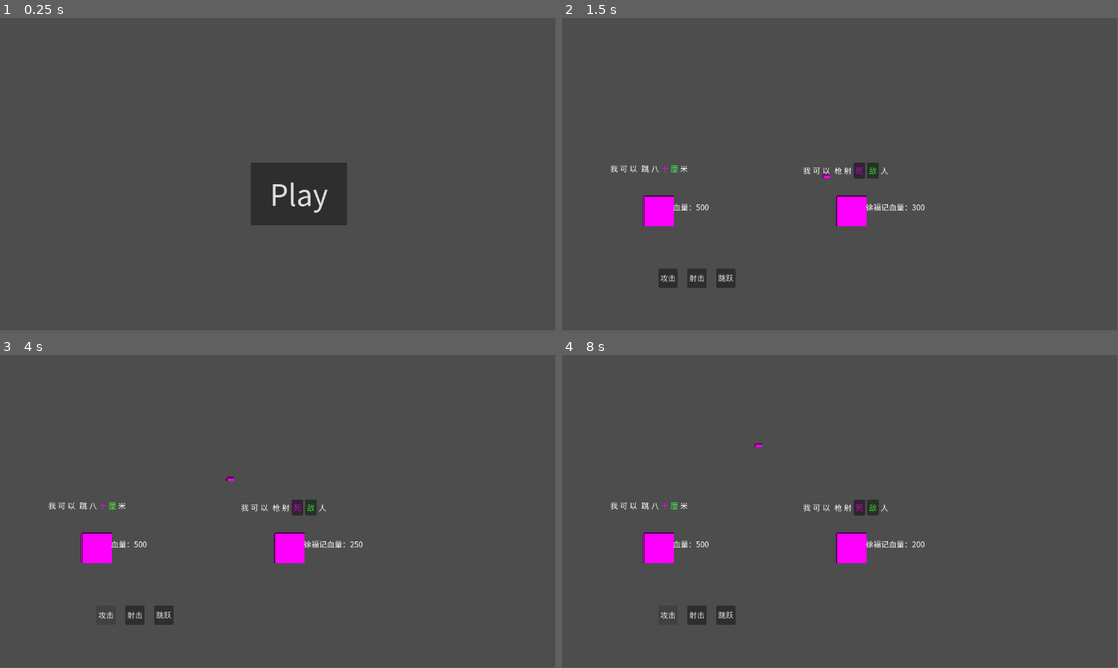
Above: before the commit, frames 1-4 (two rows, left to right).
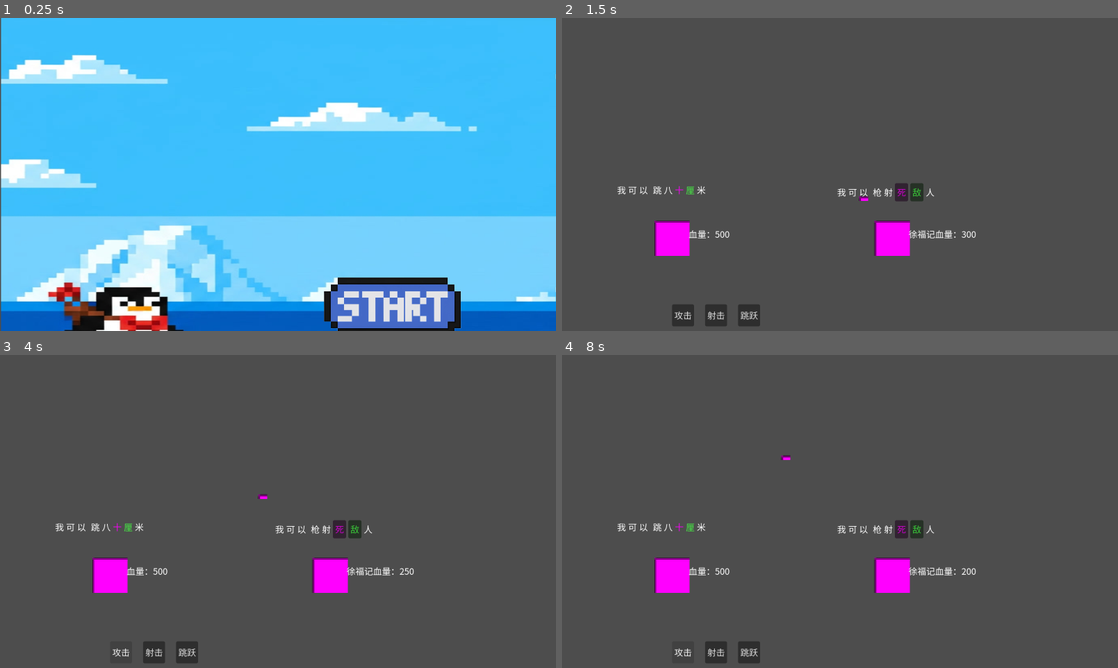
Above: after the commit, the same moments.

Repository: wangcocoo00/ziciyici
Game: Godot game, scene res://scenes/main_menu.tscn
The game is run twice, just before and just after one commit, with the same random seed, the same clock (stepped at 60 frames per second) and the same inputs.
Inputs (mouse positions are in pixels of both pictures, inside the frame that each line leads up to; where the layout moved, square brackets give the same spot in the first picture):
- Up to frame 1 (0.25 s): no input
- Up to frame 2 (1.5 s): click (956, 305) [862, 193] at 0.5 s; click "一" at 1.25 s
- Up to frame 3 (4 s): click "死" at 2 s; click "敌" at 2.75 s; click "攻击" at 3.5 s
- Up to frame 4 (8 s): click "射击" at 4.25 s; click "跳跃" at 5 s; click "死" at 5.75 s; click "敌" at 6.5 s; click "攻击" at 7.25 s
In our replay, the window is 799x449 before the commit and 800x450 after it. These sizes can differ from the game's own. Grey fills any space a smaller window leaves; there, only what the larger window draws over its background counts as a difference.

The runs differ from the first frame. In frame 1, 100% of the frame differs, in the area x 0-100%, y 0-100%; in frame 2, 5.2%; in frame 3, 4.8%; in frame 4, 4.8%.

Commit message:
第四次提交带主场景和未完全第二关

Diff:
--- a/ziciyici/project.godot
+++ b/ziciyici/project.godot
@@ -15,6 +15,12 @@
 config/features=PackedStringArray("4.6", "Forward Plus")
 config/icon="res://icon.svg"
 
+[display]
+
+window/size/viewport_width=1920
+window/size/viewport_height=1080
+window/stretch/scale=1.9
+
 [gui]
 
 theme/custom_font="uid://biffnd0pv2bcc"
--- a/ziciyici/scenes/battle_xufuji.tscn
+++ b/ziciyici/scenes/battle_xufuji.tscn
@@ -102,10 +102,10 @@
 anchor_top = 0.5
 anchor_right = 0.5
 anchor_bottom = 0.5
-offset_left = -20.0
-offset_top = -12.5
-offset_right = 20.0
-offset_bottom = 12.5
+offset_left = -176.0
+offset_top = -36.0
+offset_right = 61.0
+offset_bottom = 36.0
 grow_horizontal = 2
 grow_vertical = 2
 theme_override_fonts/font = ExtResource("8_l1kui")
@@ -113,11 +113,16 @@
 text = "GameOver"
 
 [node name="RestartBtn" type="Button" parent="GameOverUI" unique_id=1746486183]
-offset_left = 350.0
-offset_top = 300.0
-offset_right = 422.0
-offset_bottom = 333.0
+offset_left = 400.0
+offset_top = 200.0
+offset_right = 472.0
+offset_bottom = 350.0
 text = "重新挑战"
+
+[node name="NextLevelBtn" type="Button" parent="GameOverUI" unique_id=69316343]
+offset_right = 8.0
+offset_bottom = 8.0
+text = "下一关"
 
 [node name="PlayerHPLabel" type="Label" parent="." unique_id=61279231]
 offset_left = 230.0
--- a/ziciyici/scenes/main_menu.tscn
+++ b/ziciyici/scenes/main_menu.tscn
@@ -1,17 +1,40 @@
 [gd_scene format=3 uid="uid://c38ikisk343w7"]
 
 [ext_resource type="Script" uid="uid://c5drcrm1108md" path="res://scripts/main_menu.gd" id="1_l6cm7"]
+[ext_resource type="Texture2D" uid="uid://eqebltxq66uu" path="res://resources/menu_bg.png" id="2_8ln24"]
+[ext_resource type="Texture2D" uid="uid://cqot1al7u7xsu" path="res://resources/play_normal.png" id="2_wu84c"]
+[ext_resource type="Texture2D" uid="uid://bif75i06l7wwt" path="res://resources/play_pressed.png" id="3_8ln24"]
+[ext_resource type="Texture2D" uid="uid://db7o1pfp8vbud" path="res://resources/play_hover.png" id="3_bqqt6"]
 
 [node name="MainMenu" type="Control" unique_id=612024370]
 layout_mode = 3
 anchors_preset = 0
 script = ExtResource("1_l6cm7")
 
-[node name="PlayButton" type="Button" parent="." unique_id=1965196325]
+[node name="Background" type="TextureRect" parent="." unique_id=1607485260]
+layout_mode = 1
+anchors_preset = 15
+anchor_right = 1.0
+anchor_bottom = 1.0
+offset_left = 2.0
+offset_top = -1.0
+offset_right = 1502.0
+offset_bottom = 895.0
+grow_horizontal = 2
+grow_vertical = 2
+texture = ExtResource("2_8ln24")
+expand_mode = 1
+
+[node name="PlayButton" type="TextureButton" parent="." unique_id=624597778]
 layout_mode = 0
-offset_left = 520.0
-offset_top = 300.0
-offset_right = 720.0
-offset_bottom = 430.0
-theme_override_font_sizes/font_size = 60
-text = "Play"
+offset_left = 560.0
+offset_top = 370.0
+offset_right = 1584.0
+offset_bottom = 1394.0
+scale = Vector2(0.3, 0.3)
+texture_normal = ExtResource("2_wu84c")
+texture_pressed = ExtResource("3_8ln24")
+texture_hover = ExtResource("3_bqqt6")
+stretch_mode = 3
+
+[connection signal="pressed" from="PlayButton" to="." method="_on_play_pressed"]
--- a/ziciyici/scripts/battle_manager.gd
+++ b/ziciyici/scripts/battle_manager.gd
@@ -25,6 +25,8 @@
 
 ## 子弹场景（PackedScene，需包含 Bullet 脚本）
 @export var bullet_scene: PackedScene
+
+@export var next_level_scene: String = ""
 
 # ---------------------------------------------------------------------------
 # 运行时变量（从配置加载）
--- a/ziciyici/scripts/main_menu.gd
+++ b/ziciyici/scripts/main_menu.gd
@@ -1,7 +1,7 @@
 class_name MainMenu
 extends Control
 
-@onready var play_button: Button = $PlayButton
+@onready var play_button: TextureButton = $PlayButton
 
 func _ready() -> void:
 	# 检查按钮节点是否存在
@@ -9,7 +9,6 @@
 		print("错误：找不到 PlayButton 节点！请检查场景中是否存在名为 PlayButton 的子节点。")
 		return
 	# 连接按钮点击信号
-	play_button.pressed.connect(_on_play_pressed)
 
 func _on_play_pressed() -> void:
 	# 点击后切换到战斗场景
Binary file added: ziciyici/resources/menu_bg.png
Not shown, added: ziciyici/resources/menu_bg.png.import
Binary file added: ziciyici/resources/play_hover.png
Not shown, added: ziciyici/resources/play_hover.png.import
Binary file added: ziciyici/resources/play_normal.png
Not shown, added: ziciyici/resources/play_normal.png.import
Binary file added: ziciyici/resources/play_pressed.png
Not shown, added: ziciyici/resources/play_pressed.png.import
Not shown, changed: ziciyici/.DS_Store
Not shown, added: ziciyici/resources/.DS_Store
Not shown, added: ziciyici/resources/click_start.mov
